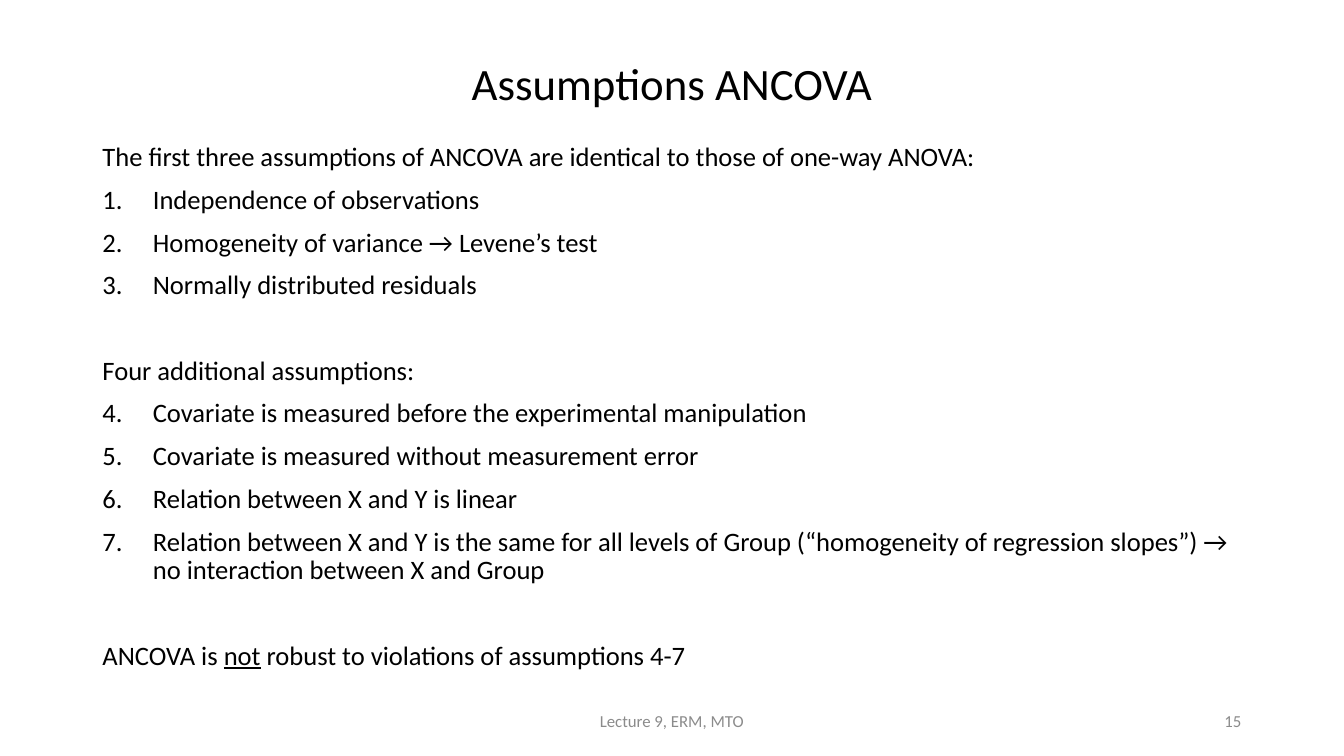
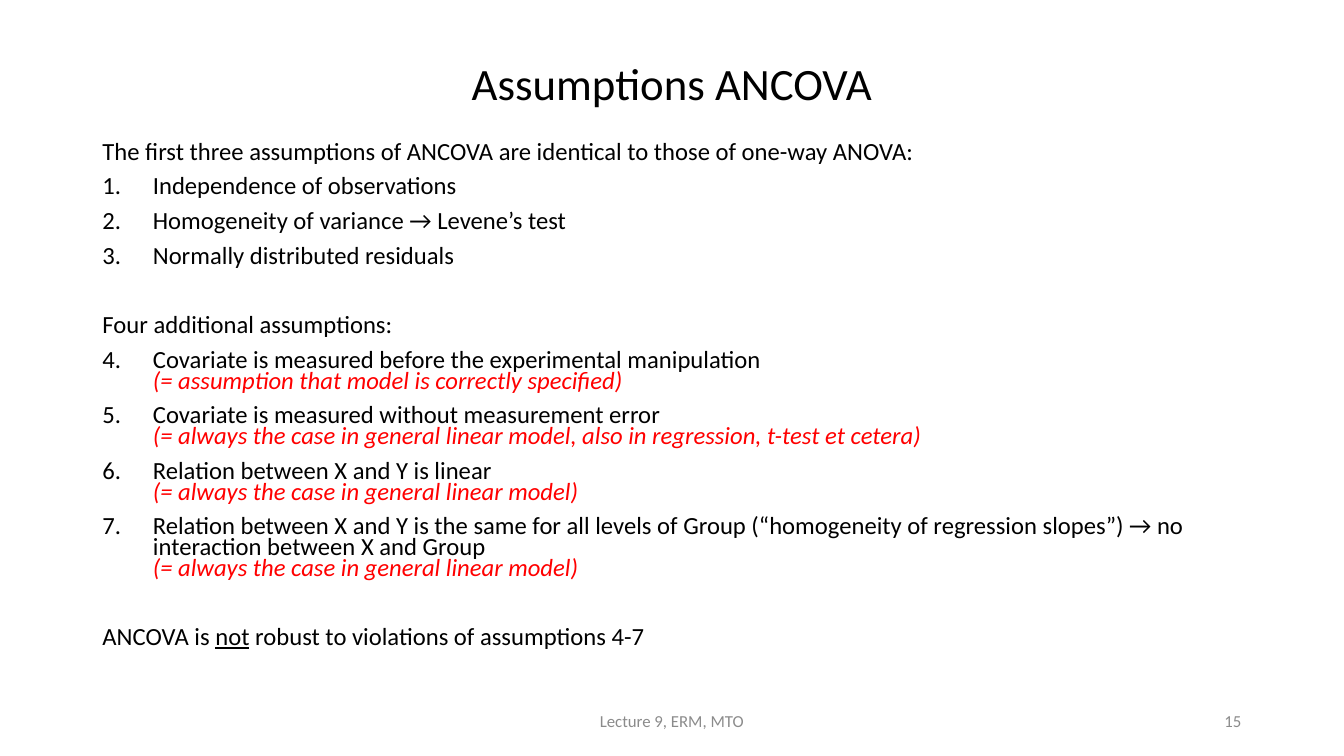
Before and after one commit to cjvanlissa/erm, a slide deck: slide 15 of HC09/HC9_EN.pptx. Drawn at 1344x756 pixels with LibreOffice and Linux fonts; fonts in the diff are those of the drawing. Boxes give left, top, right and bottom in pixels: in the first picture for what was removed or moved away, otherwise in the second. Text is boxed around its words. In the diff, an @@ line names an element or a change of style, - is before the commit and + after.

```diff
--- a/HC09/HC9_EN.pptx
+++ b/HC09/HC9_EN.pptx
@@ text at [102, 143, 913, 649]: size 19 to 17.6 pt in "The first three assumptions of ANCOVA are ...", "Independence of observations", "Homogeneity of variance → Levene’s test", "Normally distributed residuals" and 2 more places; line spacing 0.9 to 0.7 @@
@@ text at [153, 351, 1183, 581]: text changed; size 19 to 17.6 pt @@
-4. Covariate is measured before the experimental manipulation
-5. Covariate is measured without measurement error
-6. Relation between X and Y is linear
-7. Relation between X and Y is the same for all levels of Group (“homogeneity of regression slopes”) → no interaction between X and Group
+4. Covariate is measured before the experimental manipulation
+   (= assumption that model is correctly specified)
+5. Covariate is measured without measurement error
+   (= always the case in general linear model, also in regression, t-test et cetera)
+6. Relation between X and Y is linear
+   (= always the case in general linear model)
+7. Relation between X and Y is the same for all levels of Group (“homogeneity of regression slopes”) → no interaction between X and Group
+   (= always the case in general linear model)
```
Also in this commit, not shown: 5 other slides changed, 1 other file.
